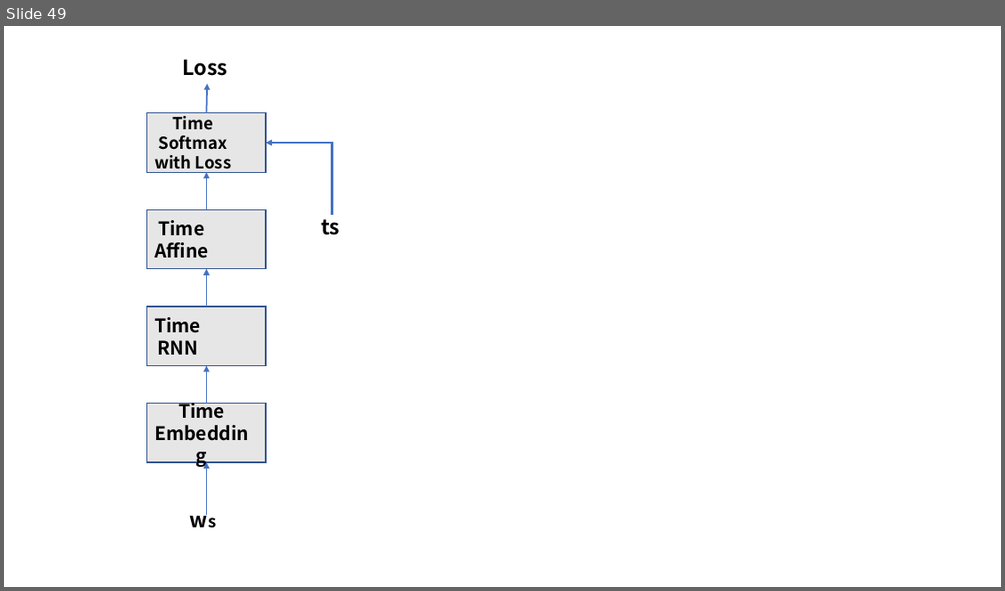
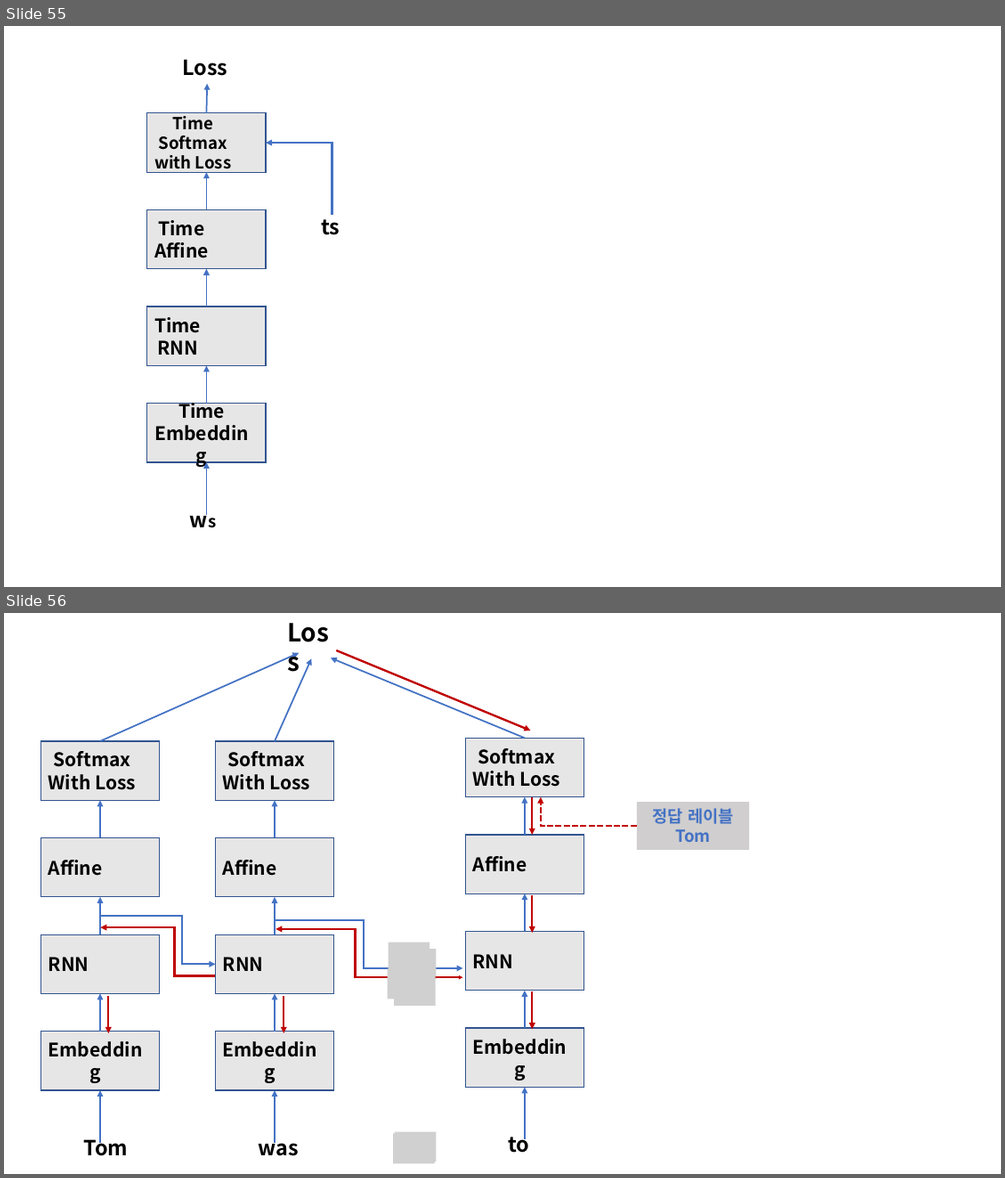
Before and after one commit to DeepHaeJoong/DeepLearningFromScratch_II, a slide deck: 연습용 II.pptm. Shown one above the other, each under a label of ours: slide 49 before the commit, slides 55 and 56 after it. The pictures are 1005x591 and 1005x1178 pixels, drawn with LibreOffice and Linux fonts; fonts in the diff are those of the drawing; grey boxes stand for pictures. Boxes give left, top, right and bottom in pixels: in the first picture for what was removed or moved away, otherwise in the second. Text is boxed around its words. In the diff, an @@ line names an element or a change of style, - is before the commit and + after.

```diff
--- a/연습용 II.pptm
+++ b/연습용 II.pptm
@@ slide 56 added at (x1=4, y1=613, x2=1001, y2=1174), background #FFFFFF @@
@@ text added at (x1=280, y1=613, x2=347, y2=650), 24 pt, text #000000, bold @@
+Loss
@@ group added at (x1=41, y1=653, x2=299, y2=1156): 5 arrows, 4 rectangles, 1 text @@
+Embedding
+RNN
+Affine
+Softmax
+With Loss
+Tom
@@ group added at (x1=331, y1=657, x2=584, y2=1152): 5 arrows, 4 rectangles, 1 text @@
+Embedding
+RNN
+Affine
+Softmax
+With Loss
+to
@@ arrow added from (336, 650) to (531, 730), #C00000 2 pt @@
@@ arrow added from (532, 797) to (532, 835), #C00000 2 pt @@
@@ elbow arrow added from (637, 826) to (541, 797), #C00000 2 pt dashed @@
@@ rectangle added at (x1=637, y1=803, x2=750, y2=850), fill #D0CECE, 16 pt, text #4472C4, bold @@
+정답 레이블
+Tom
@@ arrow added from (532, 895) to (532, 933), #C00000 2 pt @@
@@ elbow arrow added from (100, 916) to (216, 964), #4472C4 2 pt @@
@@ elbow arrow added from (216, 976) to (100, 927), #C00000 2 pt @@
@@ group added at (x1=215, y1=658, x2=463, y2=1156): 5 arrows, 4 rectangles, 1 text, 1 elbow arrow @@
+Embedding
+RNN
+Affine
+Softmax
+With Loss
+was
@@ elbow double arrow added from (275, 929) to (463, 977), #C00000 2 pt @@
@@ picture added at (x1=388, y1=942, x2=429, y2=972) @@
@@ picture added at (x1=395, y1=949, x2=437, y2=979) @@
@@ picture added at (x1=388, y1=969, x2=429, y2=999) @@
@@ picture added at (x1=395, y1=976, x2=436, y2=1005) @@
@@ arrow added from (109, 996) to (109, 1033), #C00000 2 pt @@
@@ arrow added from (283, 996) to (283, 1033), #C00000 2 pt @@
@@ arrow added from (532, 991) to (532, 1029), #C00000 2 pt @@
@@ picture added at (x1=393, y1=1134, x2=434, y2=1163) @@
@@ picture added at (x1=395, y1=1131, x2=437, y2=1161) @@
@@ what was slide 49 is now slide 55 @@
```
Also in this commit, not shown: 3 slides changed, 8 other slides added, 12 other files.
